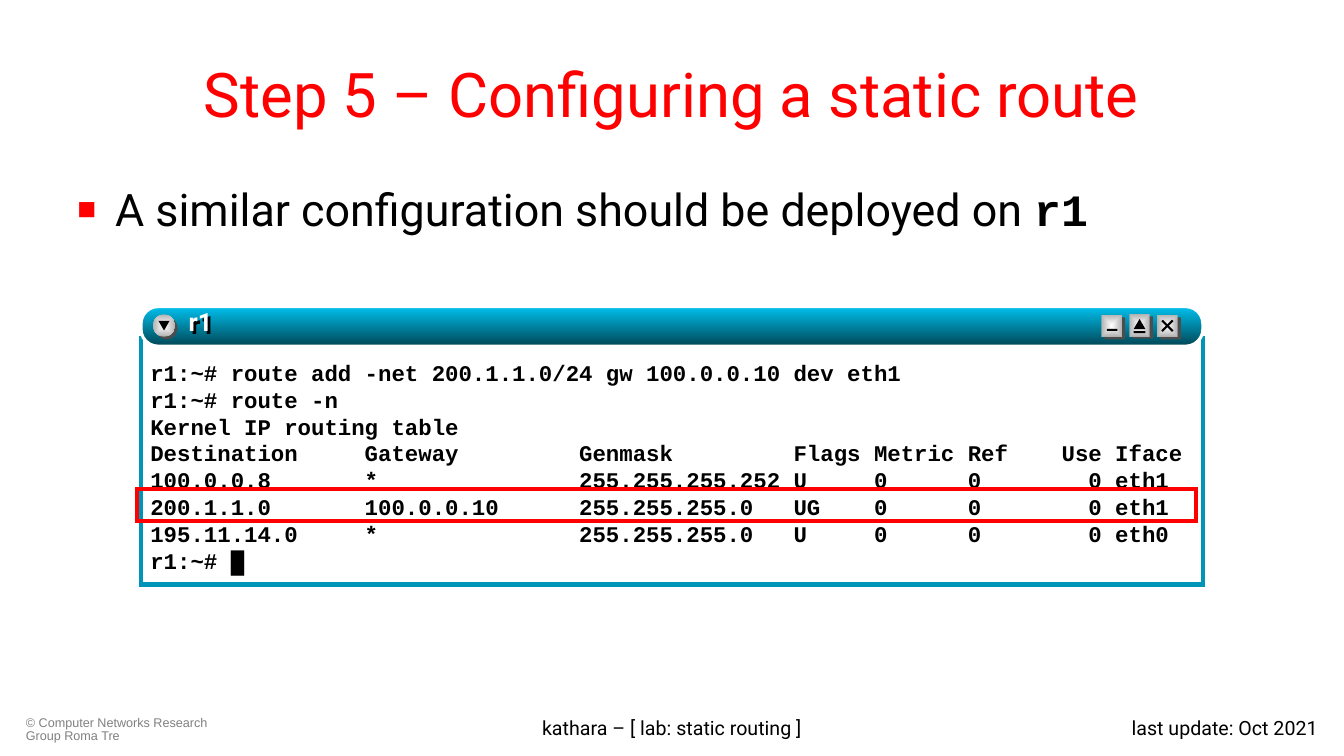
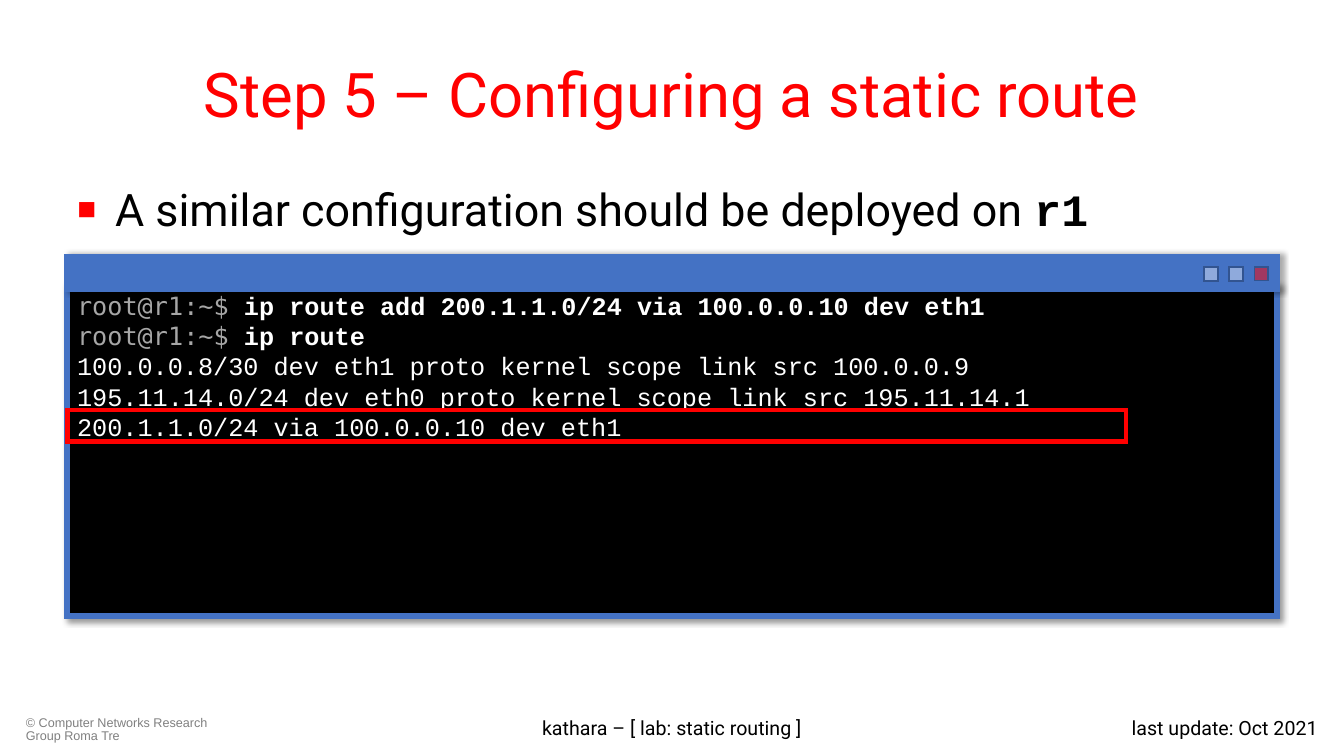
Before and after one commit to KatharaFramework/Kathara-Labs, a slide deck: slide 15 of main-labs/basic-topics/static-routing/004-kathara-lab_static-routing.pptx. Drawn at 1344x756 pixels with LibreOffice and Linux fonts; fonts in the diff are those of the drawing. Boxes give left, top, right and bottom in pixels: in the first picture for what was removed or moved away, otherwise in the second. Text is boxed around its words. In the diff, an @@ line names an element or a change of style, - is before the commit and + after.

Commit message:
Update static lab to use new commands

```diff
--- a/main-labs/basic-topics/static-routing/004-kathara-lab_static-routing.pptx
+++ b/main-labs/basic-topics/static-routing/004-kathara-lab_static-routing.pptx
@@ group added at (68,257,1277,616): 5 rectangles @@
+root@r1:~$ ip route add 200.1.1.0/24 via 100.0.0.10 dev eth1
+root@r1:~$ ip route
+100.0.0.8/30 dev eth1 proto kernel scope link src 100.0.0.9
+195.11.14.0/24 dev eth0 proto kernel scope link src 195.11.14.1
+200.1.1.0/24 via 100.0.0.10 dev eth1
@@ group removed at (141,307,1203,585): 7 rectangles, 4 lines, 2 texts, 2 ellipses, 2 triangles, 1 rounded rectangle @@
-r1:~# route add -net 200.1.1.0/24 gw 100.0.0.10 dev eth1
-r1:~# route -n
-Kernel IP routing table
-Destination Gateway Genmask Flags Metric Ref Use Iface
-100.0.0.8 * 255.255.255.252 U 0 0 0 eth1
-200.1.1.0 100.0.0.10 255.255.255.0 UG 0 0 0 eth1
-195.11.14.0 * 255.255.255.0 U 0 0 0 eth0
-r1:~# █
-r1
@@ rectangle: place and size @@
-rectangle at (137,489,1196,521)
+rectangle at (68,409,1126,442)
```
Also in this commit, not shown: 13 other slides changed, 1 other file.
